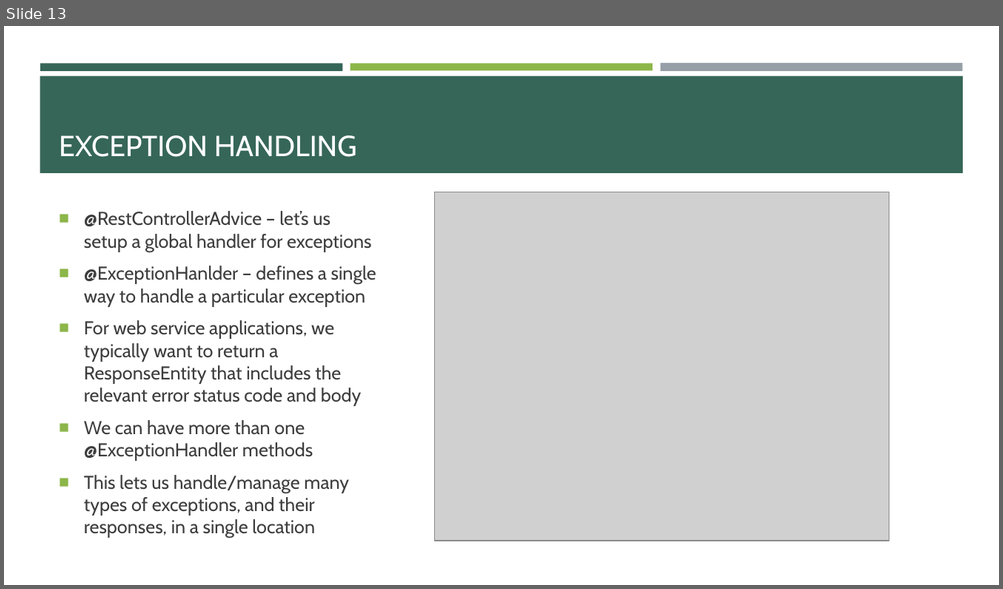
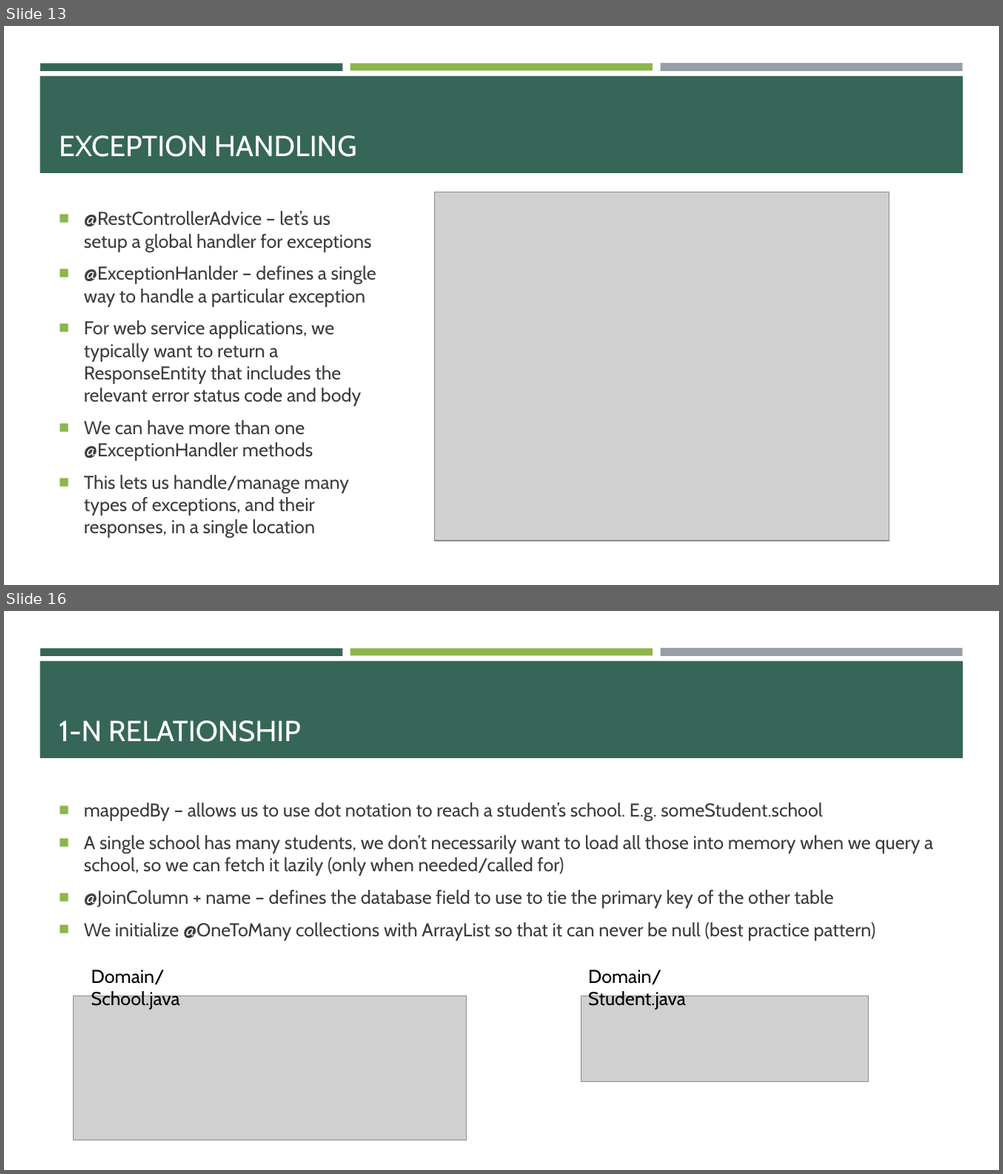
Before and after one commit to e-m-wilson/java-fs, a slide deck: Week_6/02_Hibernate_JPA_&_REST.pptx. Shown one above the other, each under a label of ours: slide 13 before the commit, slides 13 and 16 after it; the slides between them are not shown. The pictures are 1003x589 and 1003x1174 pixels, drawn with LibreOffice and Linux fonts; fonts in the diff are those of the drawing; grey boxes stand for pictures. Boxes give left, top, right and bottom in pixels: in the first picture for what was removed or moved away, otherwise in the second. Text is boxed around its words. In the diff, an @@ line names an element or a change of style, - is before the commit and + after.

```diff
--- a/Week_6/02_Hibernate_JPA_&_REST.pptx
+++ b/Week_6/02_Hibernate_JPA_&_REST.pptx
@@ slide 16 added at (x1=4, y1=611, x2=999, y2=1170), background #FFFFFF; not listed: 4 template elements that a slide beside it also shows @@
@@ title added at (x1=59, y1=721, x2=301, y2=742), 28 pt, text #FFFFFF @@
+1-N RELATIONSHIP
@@ text added at (x1=84, y1=803, x2=933, y2=941), 18 pt, text #3D3D3D @@
+■ mappedBy – allows us to use dot notation to reach a student’s school. E.g. someStudent.school
+■ A single school has many students, we don’t necessarily want to load all those into memory when we query a school, so we can fetch it lazily (only when needed/called for)
+■ @JoinColumn + name – defines the database field to use to tie the primary key of the other table
+■ We initialize @OneToMany collections with ArrayList so that it can never be null (best practice pattern)
@@ text added at (x1=91, y1=970, x2=180, y2=1010), 18 pt, text #000000 @@
+Domain/School.java
@@ text added at (x1=588, y1=970, x2=686, y2=1010), 18 pt, text #000000 @@
+Domain/Student.java
@@ picture added at (x1=74, y1=996, x2=466, y2=1141) @@
@@ picture added at (x1=580, y1=996, x2=869, y2=1082) @@
```
Also in this commit, not shown: 1 slide changed, 18 other slides added, 1 other file.
